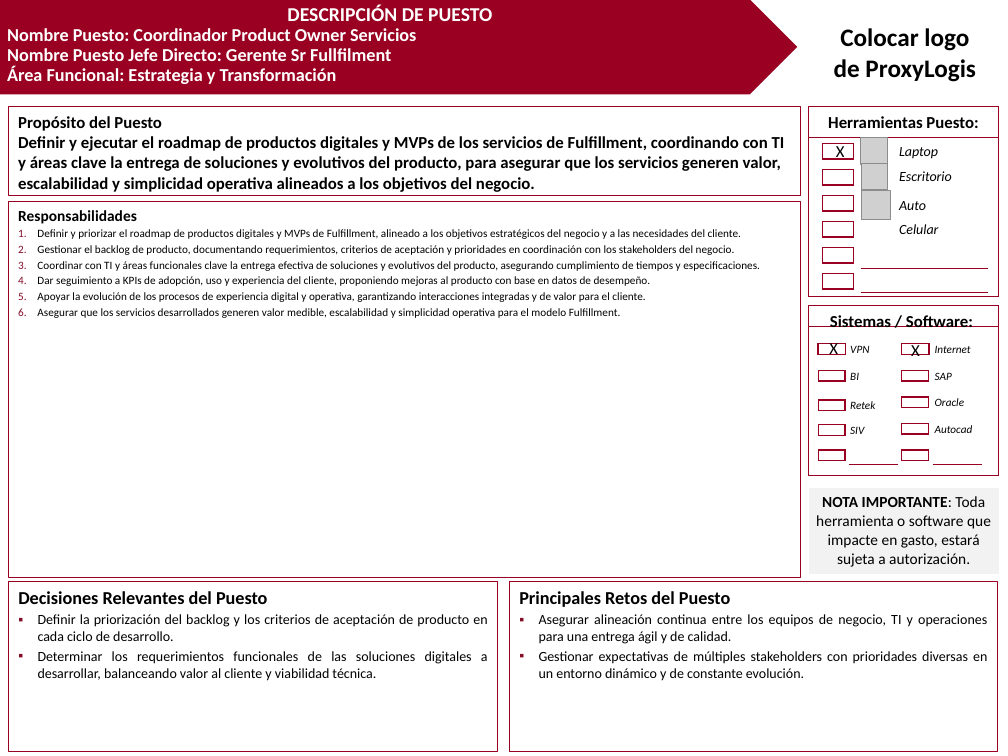
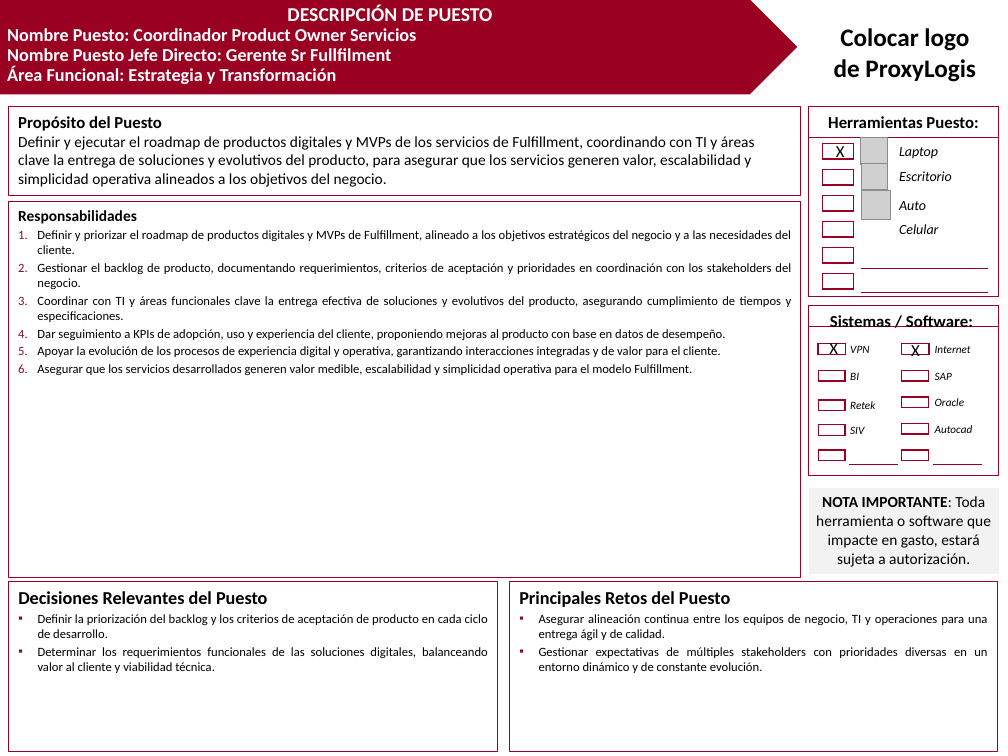
Before and after one commit to Rojast-AI/oxxo, a slide deck: slide 1 of Estrategia y Transformacion/Descripciones de Puestos/Gerente Sr Fullfilment/ET - L3 Coordinador Product Owner Servicios.pptx. Drawn at 1008x756 pixels with LibreOffice and Linux fonts; fonts in the diff are those of the drawing; grey boxes stand for pictures; background and template pictures are left out. Boxes give left, top, right and bottom in pixels: in the first picture for what was removed or moved away, otherwise in the second. Text is boxed around its words. In the diff, an @@ line names an element or a change of style, - is before the commit and + after.

```diff
--- a/Estrategia y Transformacion/Descripciones de Puestos/Gerente Sr Fullfilment/ET - L3 Coordinador Product Owner Servicios.pptx
+++ b/Estrategia y Transformacion/Descripciones de Puestos/Gerente Sr Fullfilment/ET - L3 Coordinador Product Owner Servicios.pptx
@@ text in rectangle at [18, 136, 755, 187]: size 12 to 11 pt, bold off @@
@@ text in rectangle at [37, 230, 792, 375]: size 8 to 9 pt @@
@@ text in rectangle at [38, 614, 488, 638]: size 10 to 9 pt in "Definir la priorización del backlog y los ..." @@
@@ text in rectangle at [539, 614, 987, 673]: size 10 to 9 pt in "Asegurar alineación continua entre los equipos de ...", "Gestionar expectativas de múltiples stakeholders con priorid ..." @@
@@ text in rectangle at [38, 647, 488, 673]: text changed; size 10 to 9 pt @@
-▪ Determinar los requerimientos funcionales de las soluciones digitales a desarrollar, balanceando valor al cliente y viabilidad técnica.
+▪ Determinar los requerimientos funcionales de las soluciones digitales, balanceando valor al cliente y viabilidad técnica.
```
Also in this commit, not shown: 1 other slide changed, 16 other files.
